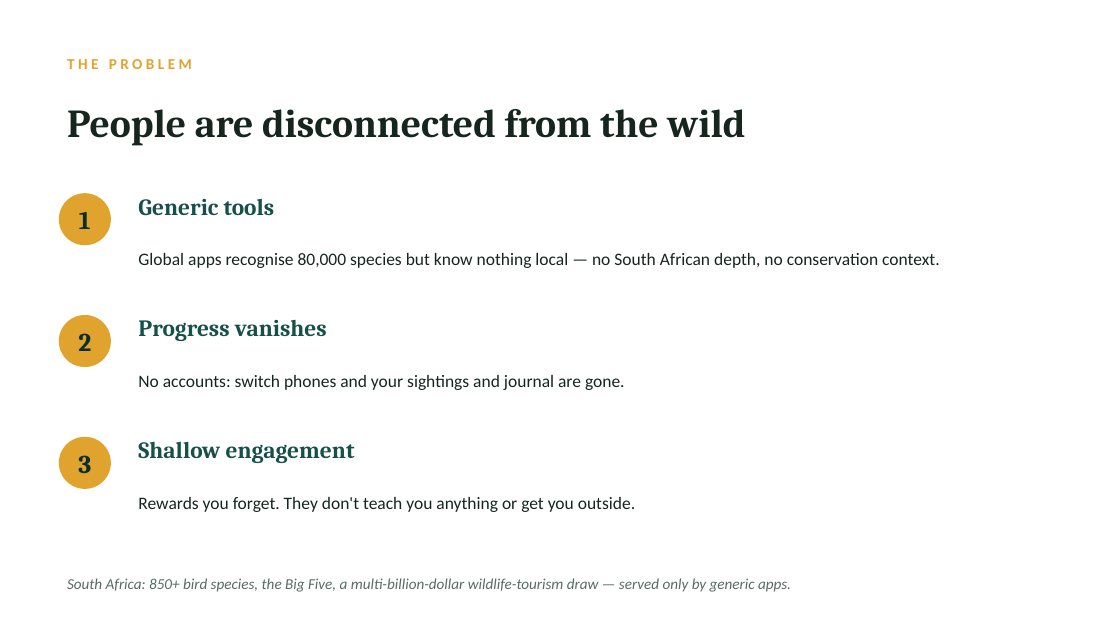
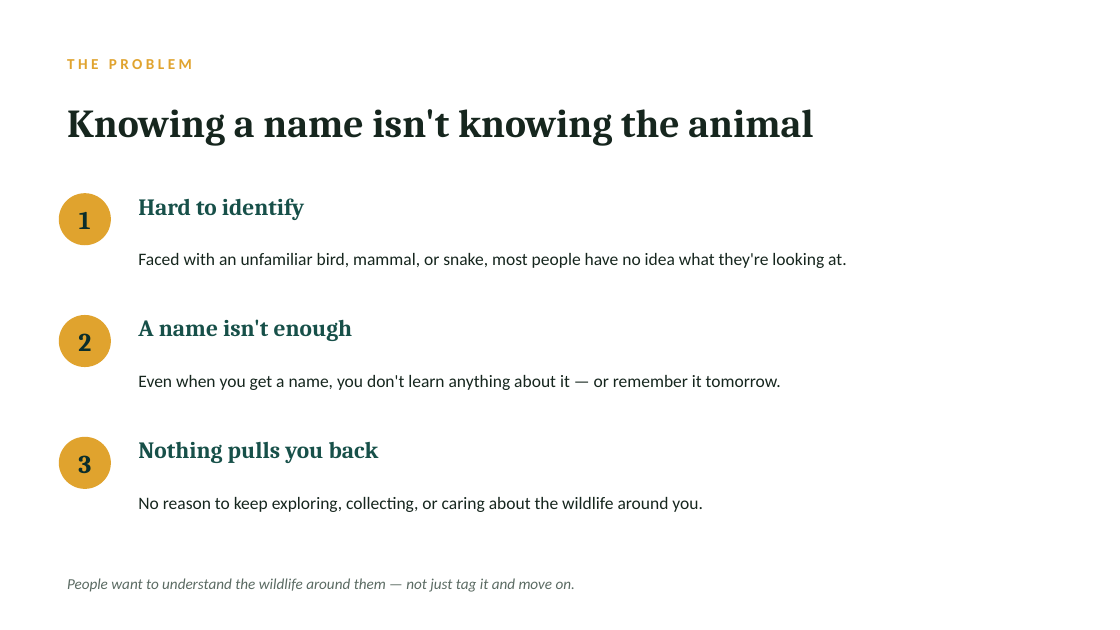
Before and after one commit to tannermundell/critto, a slide deck: slide 2 of slides/Critto-Pitch.pptx. Drawn at 1120x630 pixels with LibreOffice and Linux fonts; fonts in the diff are those of the drawing. Boxes give left, top, right and bottom in pixels: in the first picture for what was removed or moved away, otherwise in the second. Text is boxed around its words. In the diff, an @@ line names an element or a change of style, - is before the commit and + after.

Commit message:
Reposition messaging around depth and learning

```diff
--- a/slides/Critto-Pitch.pptx
+++ b/slides/Critto-Pitch.pptx
@@ text at (x1=67, y1=109, x2=813, y2=146): text changed @@
-People are disconnected from the wild
+Knowing a name isn't knowing the animal
@@ text at (x1=138, y1=198, x2=304, y2=220): text changed @@
-Generic tools
+Hard to identify
@@ text at (x1=138, y1=253, x2=846, y2=268): text changed @@
-Global apps recognise 80,000 species but know nothing local — no South African depth, no conservation context.
+Faced with an unfamiliar bird, mammal, or snake, most people have no idea what they're looking at.
@@ text at (x1=138, y1=319, x2=352, y2=341): text changed @@
-Progress vanishes
+A name isn't enough
@@ text at (x1=138, y1=375, x2=781, y2=390): text changed @@
-No accounts: switch phones and your sightings and journal are gone.
+Even when you get a name, you don't learn anything about it — or remember it tomorrow.
@@ text at (x1=138, y1=442, x2=379, y2=463): text changed @@
-Shallow engagement
+Nothing pulls you back
@@ text at (x1=138, y1=497, x2=703, y2=512): text changed @@
-Rewards you forget. They don't teach you anything or get you outside.
+No reason to keep exploring, collecting, or caring about the wildlife around you.
@@ text at (x1=67, y1=578, x2=575, y2=592): text changed @@
-South Africa: 850+ bird species, the Big Five, a multi-billion-dollar wildlife-tourism draw — served only by generic apps.
+People want to understand the wildlife around them — not just tag it and move on.
```
Also in this commit, not shown: 1 other slide changed, 1 slide added, 1 slide removed, 3 other files.
